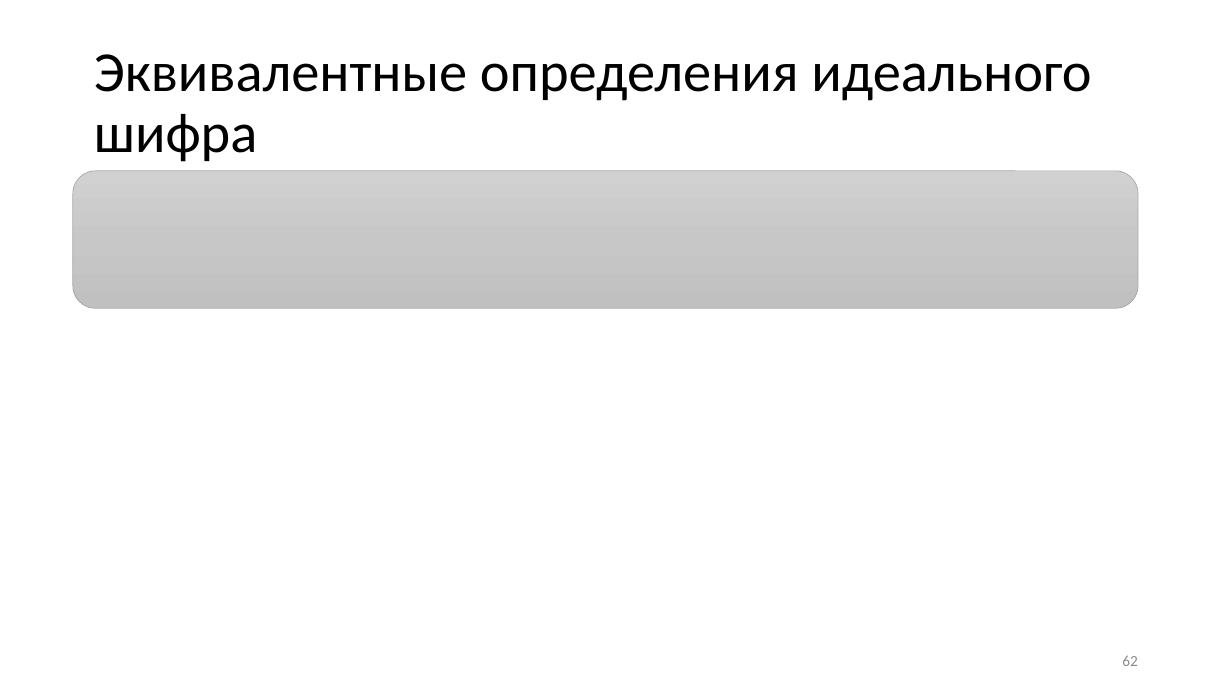
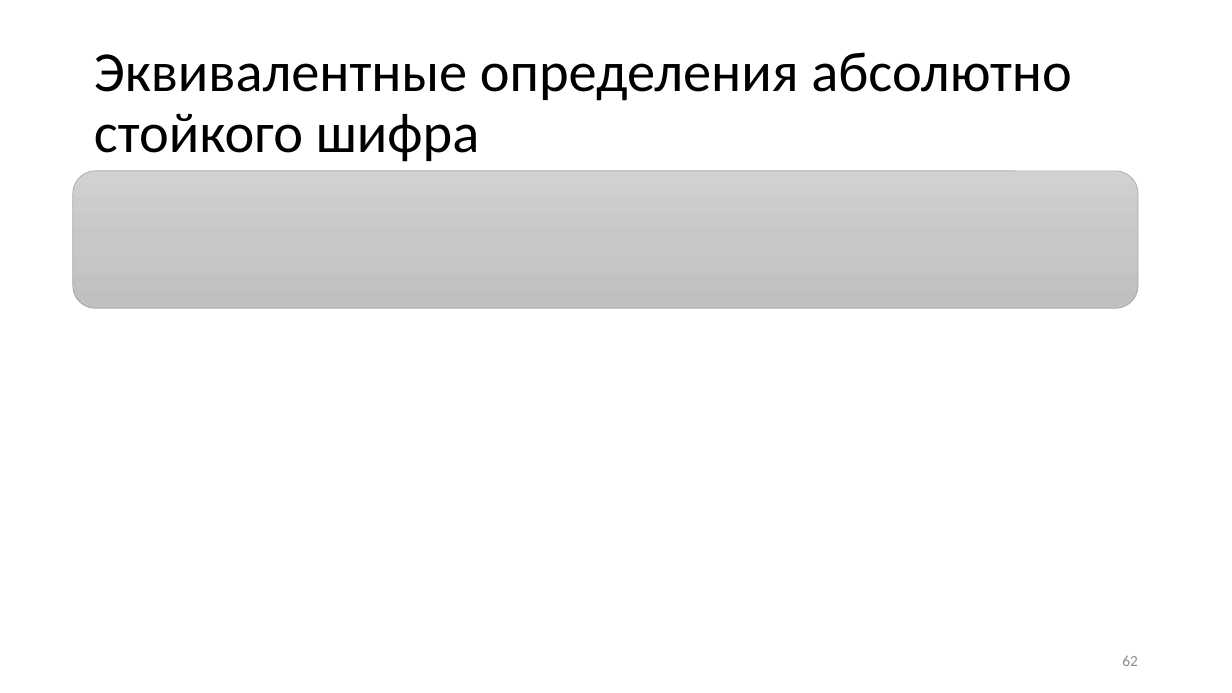
Before and after one commit to CryptoCourse/CryptoLectures, a slide deck: slide 62 of Lectures/Lecture1.pptx. Drawn at 1232x693 pixels with LibreOffice and Linux fonts; fonts in the diff are those of the drawing; grey boxes stand for pictures. Boxes give left, top, right and bottom in pixels: in the first picture for what was removed or moved away, otherwise in the second. Text is boxed around its words. In the diff, an @@ line names an element or a change of style, - is before the commit and + after.

```diff
--- a/Lectures/Lecture1.pptx
+++ b/Lectures/Lecture1.pptx
@@ title at <box>94,52,1072,162</box>: text changed @@
-Эквивалентные определения идеального шифра
+Эквивалентные определения абсолютно стойкого шифра
```
Also in this commit, not shown: 1 other file.
